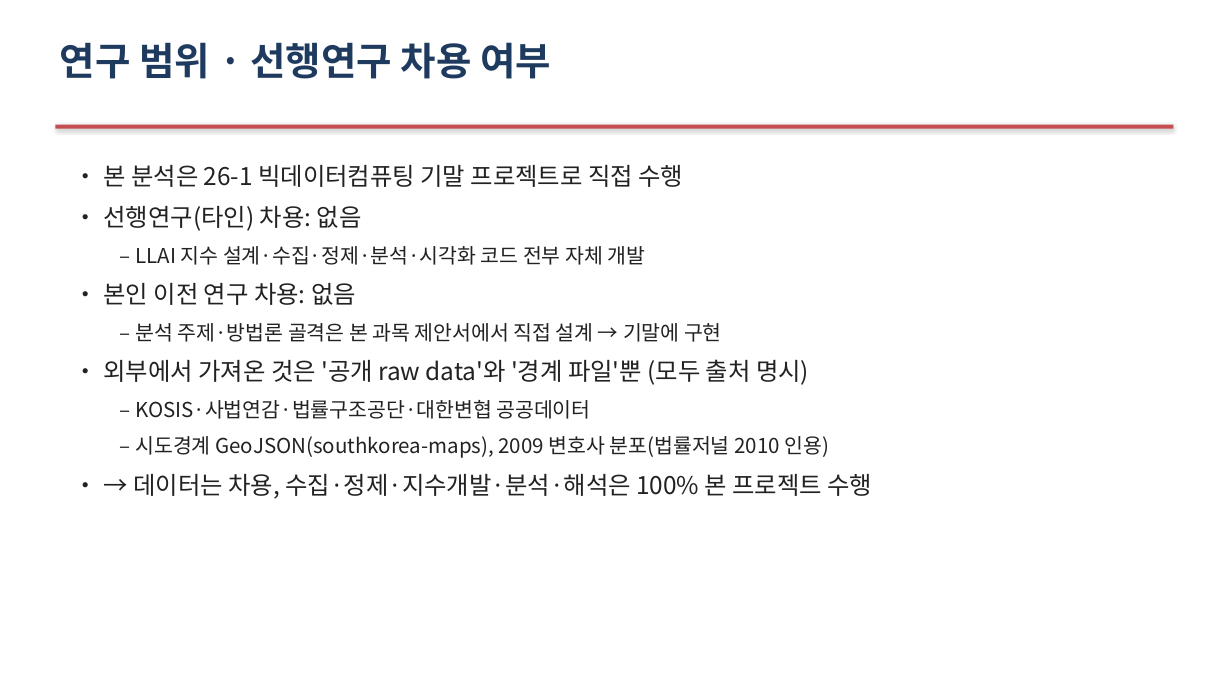
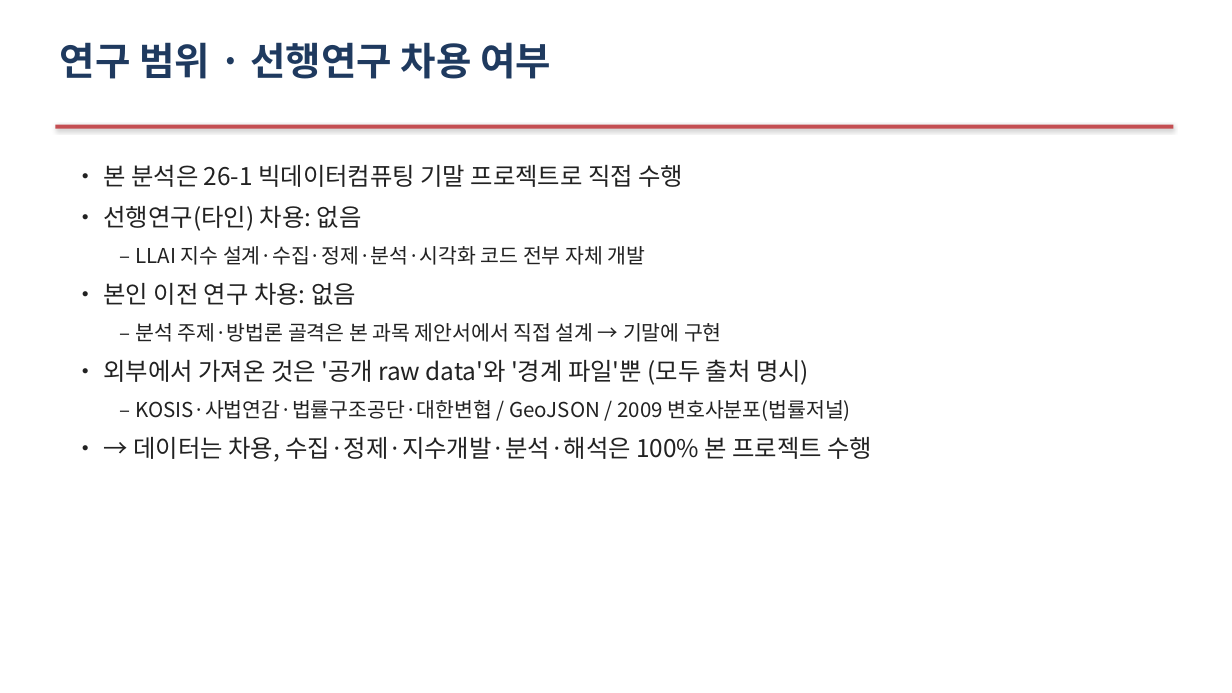
Before and after one commit to Allenkeem/llai-project, a slide deck: slide 2 of reports/발표자료.pptx. Drawn at 1232x693 pixels with LibreOffice and Linux fonts; fonts in the diff are those of the drawing. Boxes give left, top, right and bottom in pixels: in the first picture for what was removed or moved away, otherwise in the second. Text is boxed around its words. In the diff, an @@ line names an element or a change of style, - is before the commit and + after.

```diff
--- a/reports/발표자료.pptx
+++ b/reports/발표자료.pptx
@@ text at (x1=135, y1=400, x2=850, y2=421): text changed @@
-  – KOSIS·사법연감·법률구조공단·대한변협 공공데이터
-  – 시도경계 GeoJSON(southkorea-maps), 2009 변호사 분포(법률저널 2010 인용)
+  – KOSIS·사법연감·법률구조공단·대한변협 / GeoJSON / 2009 변호사분포(법률저널)
```
Also in this commit, not shown: 10 other slides changed, 4 slides added.
